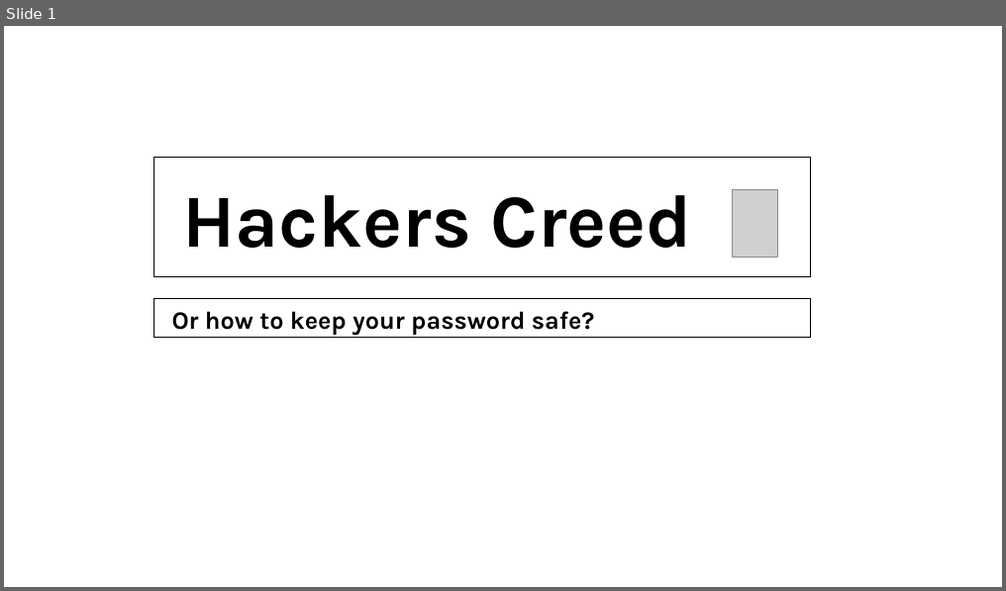
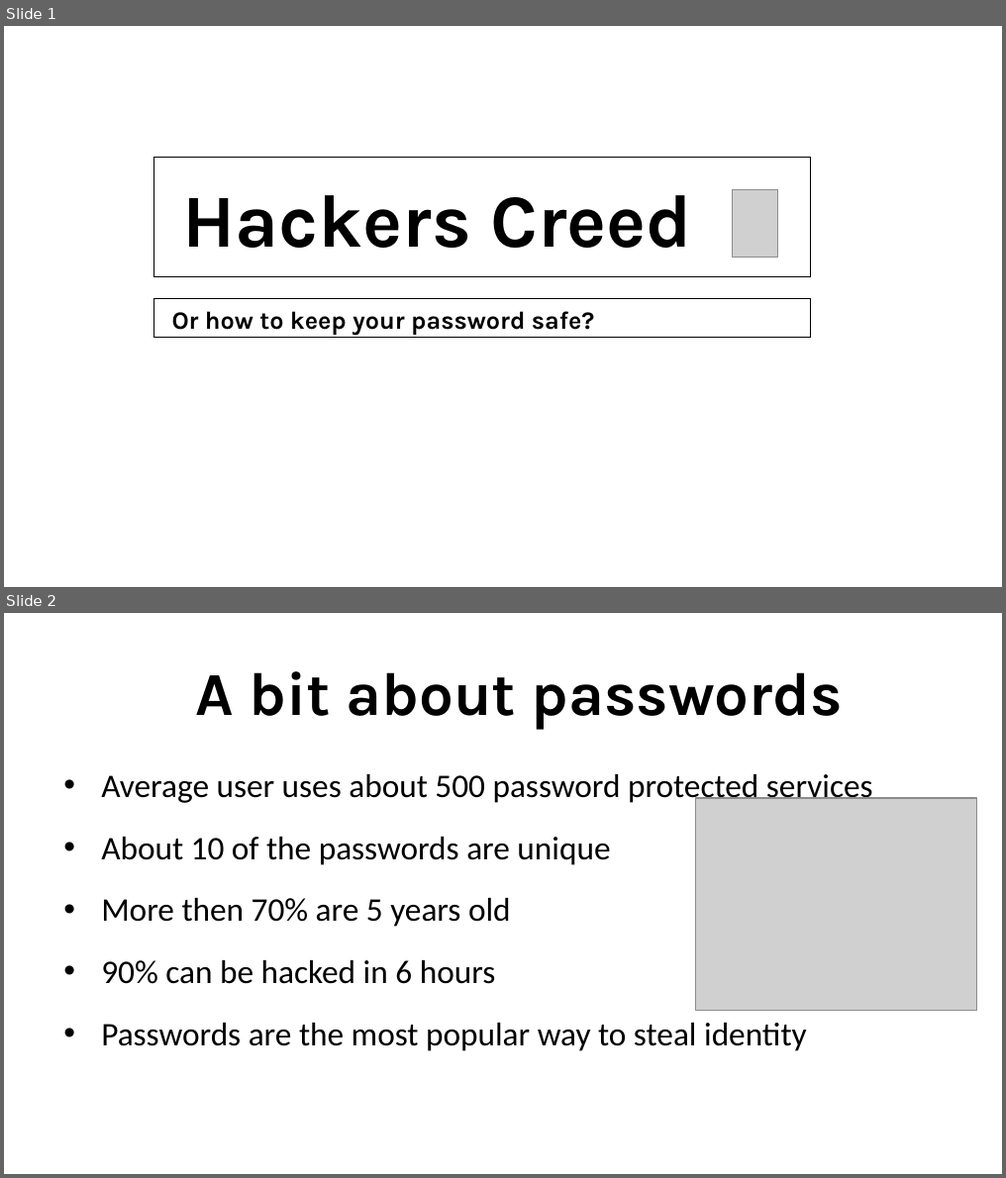
Before and after one commit to dimgold/Passwords_Visualization, a slide deck: Passwords.pptx. Shown one above the other, each under a label of ours: slide 1 before the commit, slides 1 and 2 after it. The pictures are 1006x591 and 1006x1178 pixels, drawn with LibreOffice and Linux fonts; fonts in the diff are those of the drawing; grey boxes stand for pictures; background and template pictures are left out. Boxes give left, top, right and bottom in pixels: in the first picture for what was removed or moved away, otherwise in the second. Text is boxed around its words. In the diff, an @@ line names an element or a change of style, - is before the commit and + after.

```diff
--- a/Passwords.pptx
+++ b/Passwords.pptx
@@ slide 2 added at <box>4,613,1002,1174</box>, background #FFFFFF @@
@@ text added at <box>196,671,843,730</box>, 44 pt, text #000000, bold @@
+A bit about passwords
@@ text added at <box>101,774,873,1052</box>, 23.8 pt, text #000000 @@
+• Average user uses about 500 password protected services
+• About 10 of the passwords are unique
+• More then 70% are 5 years old
+• 90% can be hacked in 6 hours
+• Passwords are the most popular way to steal identity
@@ picture added at <box>696,798,977,1010</box> @@
```
Also in this commit, not shown: 1 slide changed, 1 slide removed, 1 other file.
